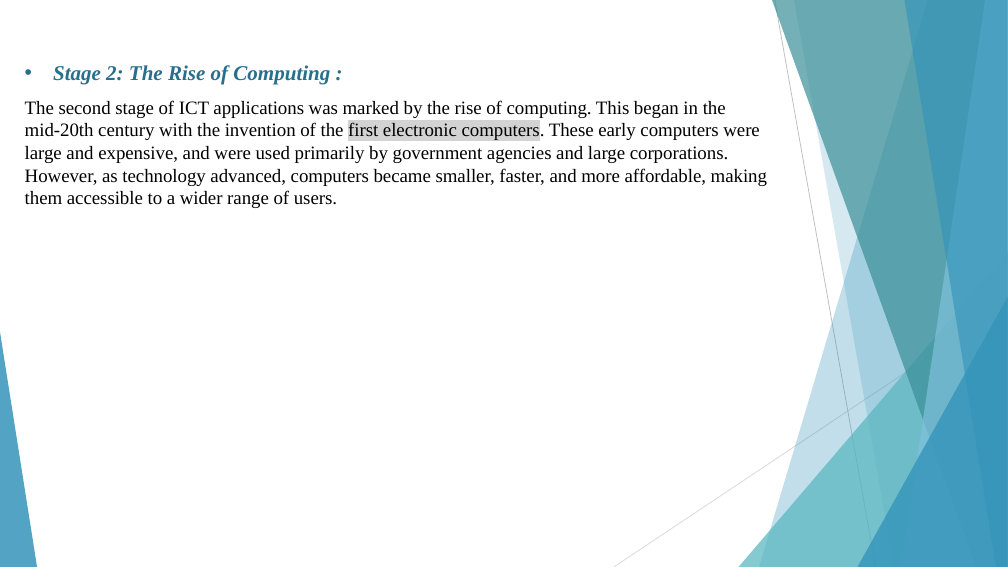
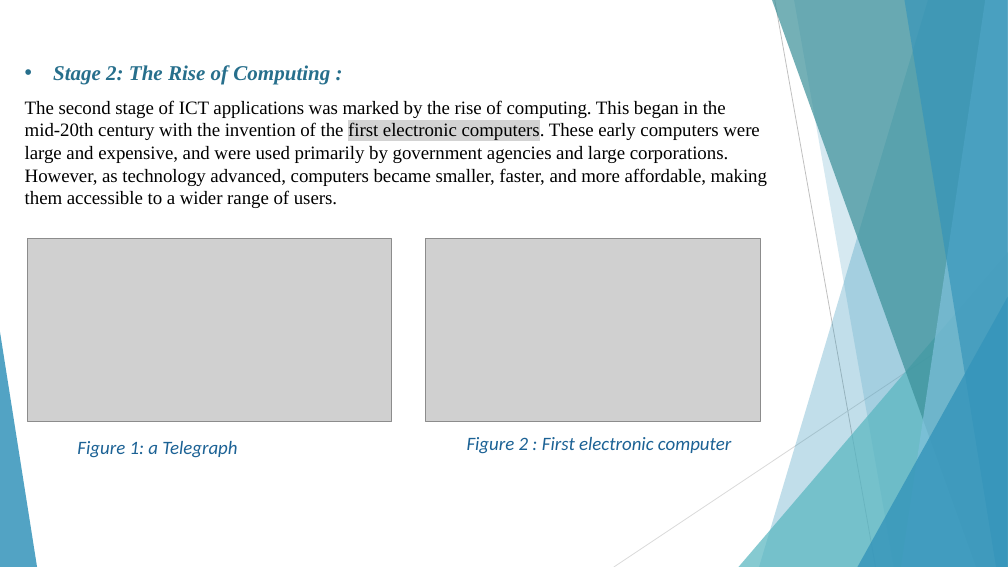
Before and after one commit to kamiri-lilia/projet-final, a slide deck: slide 5 of TIC_PP.pptx. Drawn at 1008x567 pixels with LibreOffice and Linux fonts; fonts in the diff are those of the drawing; grey boxes stand for pictures. Boxes give left, top, right and bottom in pixels: in the first picture for what was removed or moved away, otherwise in the second. Text is boxed around its words. In the diff, an @@ line names an element or a change of style, - is before the commit and + after.

Commit message:
the final version  of ppt

```diff
--- a/TIC_PP.pptx
+++ b/TIC_PP.pptx
@@ picture added at (27, 239, 392, 422) @@
@@ picture added at (426, 239, 761, 422) @@
@@ text added at (77, 441, 237, 458), 18 pt, text #1D6294, italic @@
+Figure 1: a Telegraph
@@ text added at (467, 437, 731, 454), 18 pt, text #1D6294, italic @@
+Figure 2 : First electronic computer
```
Also in this commit, not shown: 8 other slides changed, 8 slides added.
